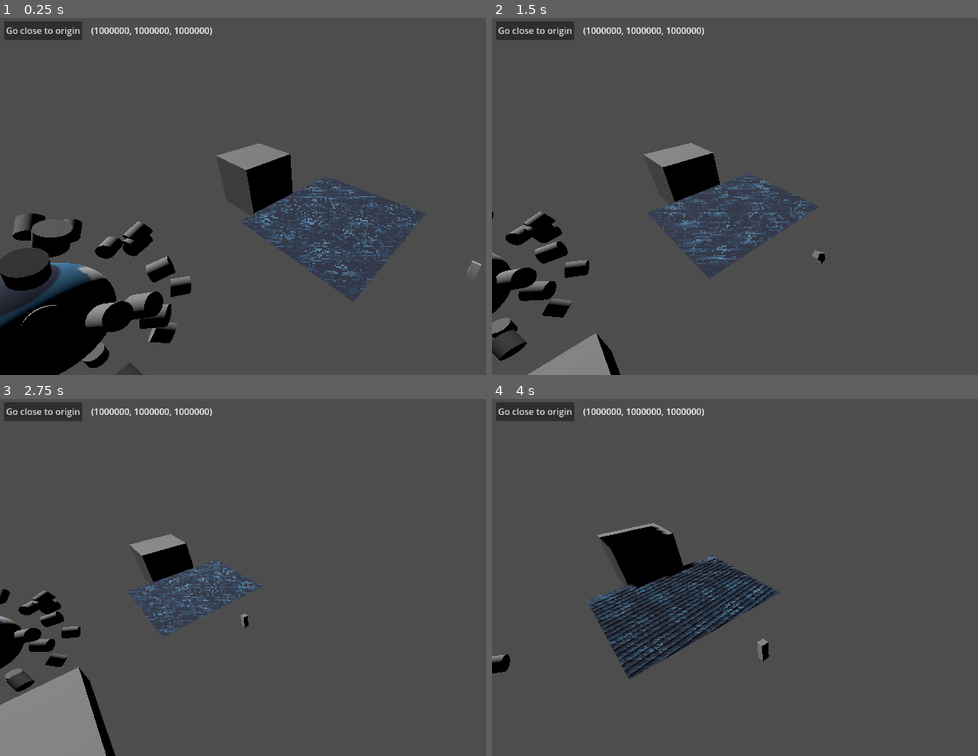
Above: before the commit, frames 1-4 (two rows, left to right).
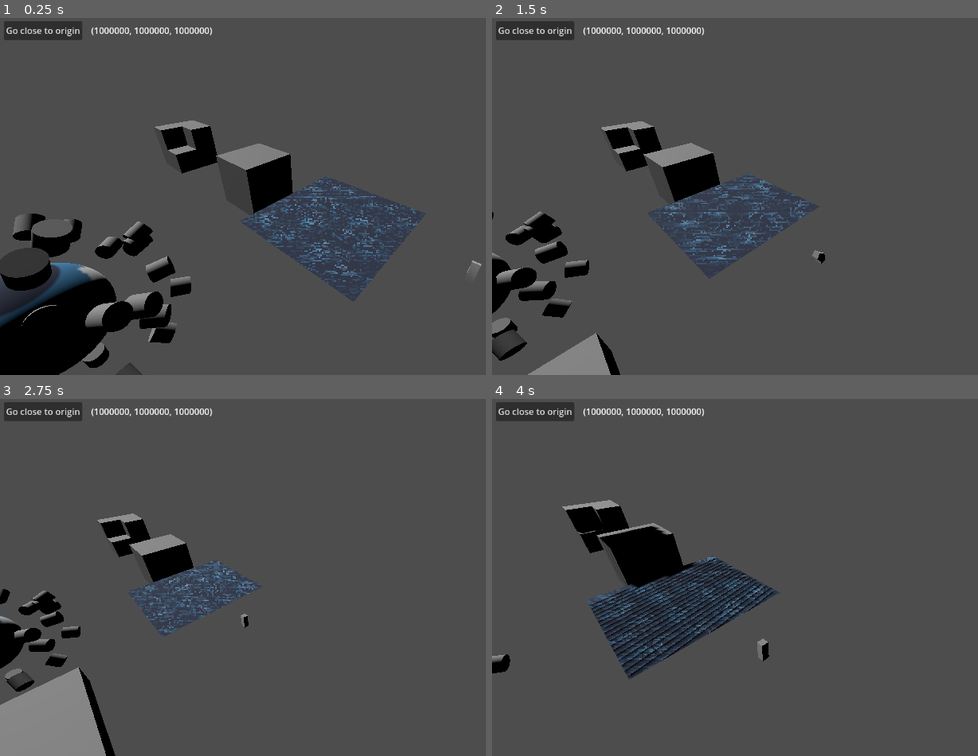
Above: after the commit, the same moments.

Repository: V-Sekai/godot-double-precision-test
Game: Godot game, scene res://main.tscn
Two runs of this game, one before a commit and one after it. Both use one fixed random seed, a clock stepped at 60 frames per second and the inputs below. Before the commit the project has no main scene; this scene is started directly in both runs. The engine's default icon, where the game draws it, is replaced by a stand-in: a white triangle on a blue panel in a dark square.
Inputs (mouse positions are in pixels of both pictures, inside the frame that each line leads up to):
- Up to frame 1 (0.25 s): no input
- Up to frame 2 (1.5 s): tap Enter at 0.5 s; move the mouse to (948, 178) at 0.52 s; hold D 0.53-1.28 s; hold Shift 0.53-1.28 s; move the mouse to (681, 214) at 1.27 s; hold S from 1.28 s (still down); tap Shift at 1.35 s
- Up to frame 3 (2.75 s): move the mouse to (383, 498) at 2.02 s; release S at 2.03 s; hold D from 2.03 s (still down); hold Shift from 2.03 s (still down)
- Up to frame 4 (4 s): move the mouse to (778, 648) at 2.77 s; release D at 2.78 s; release Shift at 2.78 s; hold W 2.78-3.53 s; tap Shift at 2.85 s; move the mouse to (outside the picture) at 3.52 s; hold A from 3.53 s (still down); hold Shift from 3.53 s (still down)

The runs differ from the first frame. In frame 1, 1.1% of the frame differs, in the area x 31-45%, y 28-44%; in frame 2, 1.0%; in frame 3, 0.7%; in frame 4, 1.1%.

Commit message:
Add a csg test scene.

Diff:
--- a/main.tscn
+++ b/main.tscn
@@ -17,18 +17,13 @@
 theme_override_constants/separation = 16
 
 [node name="Button" type="Button" parent="HBoxContainer"]
-rect_min_size = Vector2(200, 0)
-offset_right = 200.0
-offset_bottom = 34.0
+layout_mode = 2
 theme_override_colors/font_outline_color = Color(1, 1, 1, 1)
 theme_override_colors/font_color = Color(0.87451, 0.87451, 0.87451, 1)
 text = "Go close to origin"
 
 [node name="Label" type="Label" parent="HBoxContainer"]
-offset_left = 216.0
-offset_top = 4.0
-offset_right = 232.0
-offset_bottom = 30.0
+layout_mode = 2
 text = "---"
 
 [connection signal="pressed" from="HBoxContainer/Button" to="." method="_on_button_pressed"]
--- a/project.godot
+++ b/project.godot
@@ -11,5 +11,6 @@
 [application]
 
 config/name="Test Doubles"
+run/main_scene="res://main.tscn"
+config/features=PackedStringArray("4.3", "Double Precision")
 config/icon="res://icon.png"
-config/features=PackedStringArray("4.0", "Double Precision", "Vulkan Clustered")
--- a/test.tscn
+++ b/test.tscn
@@ -33,44 +33,44 @@
 [sub_resource type="MultiMesh" id="MultiMesh_5v8x8"]
 transform_format = 1
 instance_count = 32
-mesh = SubResource( "CylinderMesh_2egf5" )
+mesh = SubResource("CylinderMesh_2egf5")
 buffer = PackedFloat32Array(0.705157, -0.174519, -0.687239, -0.191363, 0.011116, 0.971839, -0.235385, 0.965718, 0.70896 …(3747 unchanged characters)…
 
 [node name="Test" type="Node3D"]
-script = ExtResource( "1_ttxh3" )
+script = ExtResource("1_ttxh3")
 
 [node name="Cube" type="MeshInstance3D" parent="."]
-mesh = SubResource( "BoxMesh_dn005" )
+mesh = SubResource("BoxMesh_dn005")
 
 [node name="FlatBox" type="MeshInstance3D" parent="."]
 transform = Transform3D(1, 0, 0, 0, 1, 0, 0, 0, 1, 4, 0, 3)
-mesh = SubResource( "BoxMesh_exf5h" )
+mesh = SubResource("BoxMesh_exf5h")
 
 [node name="Decal" type="Decal" parent="FlatBox"]
 transform = Transform3D(0.2, 0, 0, 0, 0.2, 0, 0, 0, 0.2, 0, 0.234428, 0)
-texture_albedo = ExtResource( "1_6c3r1" )
+texture_albedo = ExtResource("1_6c3r1")
 upper_fade = 0.0375
 lower_fade = 0.0163228
 
 [node name="Decal2" type="Decal" parent="FlatBox"]
 transform = Transform3D(0.139838, 0, 0.142987, 0, 0.2, 0, -0.142987, 0, 0.139838, 0.0823589, 0.234428, -0.521752)
-texture_albedo = ExtResource( "1_6c3r1" )
+texture_albedo = ExtResource("1_6c3r1")
 upper_fade = 0.0375
 lower_fade = 0.0163228
 
 [node name="Decal3" type="Decal" parent="FlatBox"]
 transform = Transform3D(-0.312479, -0.290244, -0.260989, 0.0685278, 0.288333, -0.402701, 0.384266, -0.287441, -0.140417, -0.815669, 0.0444287, -0.859397)
-extents = Vector3(1, 1.84767, 1)
-texture_albedo = ExtResource( "1_6c3r1" )
+size = Vector3(2, 3.69534, 2)
+texture_albedo = ExtResource("1_6c3r1")
 upper_fade = 0.0375
 lower_fade = 0.0163228
 
 [node name="Plane" type="MeshInstance3D" parent="."]
 transform = Transform3D(1, 0, 0, 0, 1, 0, 0, 0, 1, 2, 0, 0)
-material_override = SubResource( "StandardMaterial3D_ubtni" )
-mesh = SubResource( "PlaneMesh_86yeh" )
+material_override = SubResource("StandardMaterial3D_ubtni")
+mesh = SubResource("PlaneMesh_86yeh")
 
-[node name="animated_cube" parent="." instance=ExtResource( "2_6m87y" )]
+[node name="animated_cube" parent="." instance=ExtResource("2_6m87y")]
 transform = Transform3D(0.2, 0, 0, 0, 0.2, 0, 0, 0, 0.2, 3.89055, 0, 0)
 
 [node name="DirectionalLight3D" type="DirectionalLight3D" parent="."]
@@ -79,12 +79,20 @@
 
 [node name="Camera3D" type="Camera3D" parent="."]
 transform = Transform3D(0.753014, -0.338448, 0.56429, 0, 0.857577, 0.514355, -0.658005, -0.387317, 0.645767, 3.71077, 1.98664, 2.3235)
-script = ExtResource( "4_6fpfc" )
+script = ExtResource("4_6fpfc")
 
 [node name="Sphere" type="MeshInstance3D" parent="."]
 transform = Transform3D(1, 0, 0, 0, 1, 0, 0, 0, 1, 1, 0, 3)
-material_override = SubResource( "StandardMaterial3D_tf103" )
-mesh = SubResource( "SphereMesh_w8jbs" )
+material_override = SubResource("StandardMaterial3D_tf103")
+mesh = SubResource("SphereMesh_w8jbs")
 
 [node name="MultiMeshInstance3D" type="MultiMeshInstance3D" parent="Sphere"]
-multimesh = SubResource( "MultiMesh_5v8x8" )
+multimesh = SubResource("MultiMesh_5v8x8")
+
+[node name="CSGBox3D" type="CSGBox3D" parent="."]
+transform = Transform3D(1, 0, 0, 0, 1, 0, 0, 0, 1, -3, 0, 0)
+operation = 2
+
+[node name="CSGBox3D" type="CSGBox3D" parent="CSGBox3D"]
+transform = Transform3D(1, 0, 0, 0, 1, 0, 0, 0, 1, 0.5, 0.5, 0.5)
+operation = 2
Not shown, changed: animated_cube/animated_cube.glb.import
Not shown, changed: icon.png.import
Not shown: 1 places in main.tscn that only renumber resources
Not shown: 2 places in test.tscn that only renumber resources
Not shown, added: .gitignore
